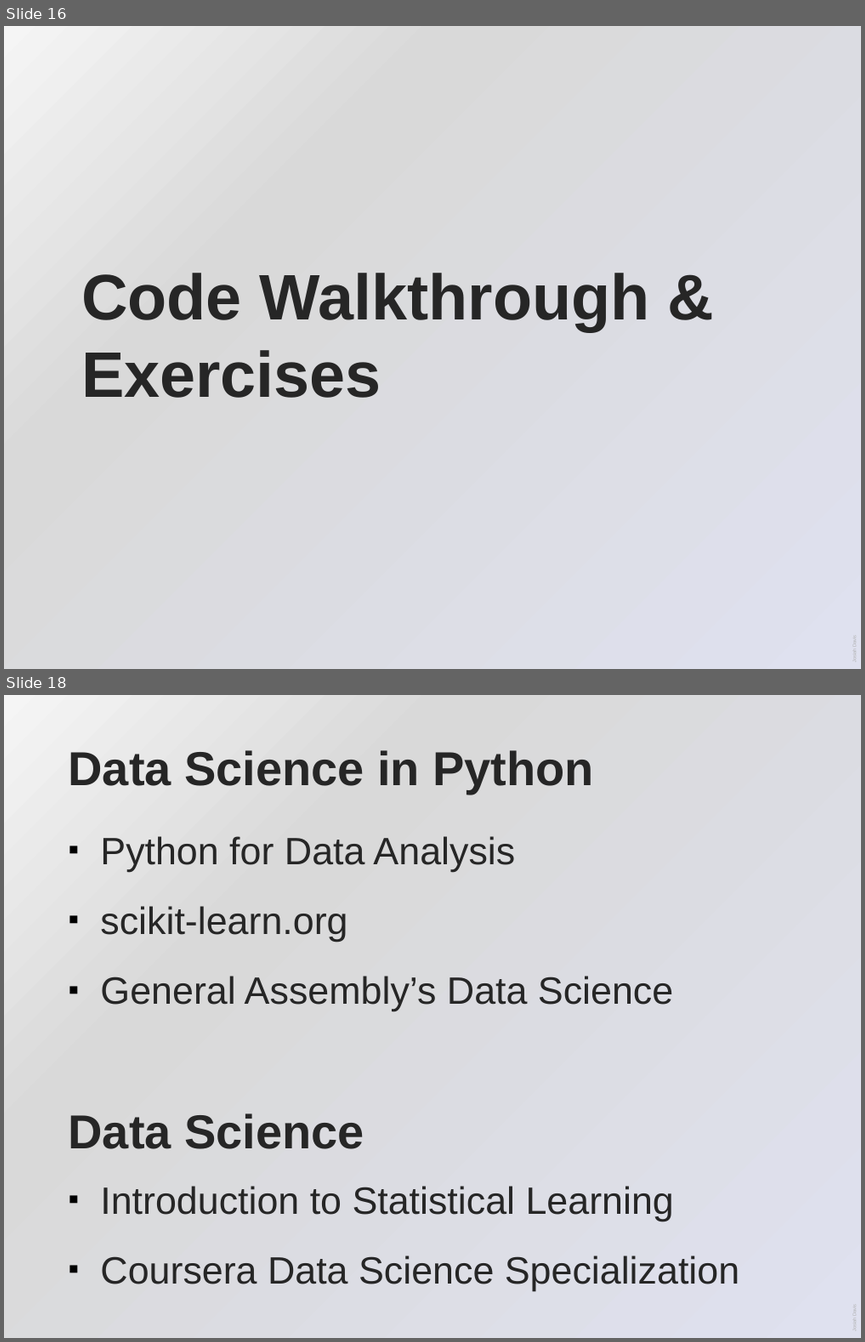
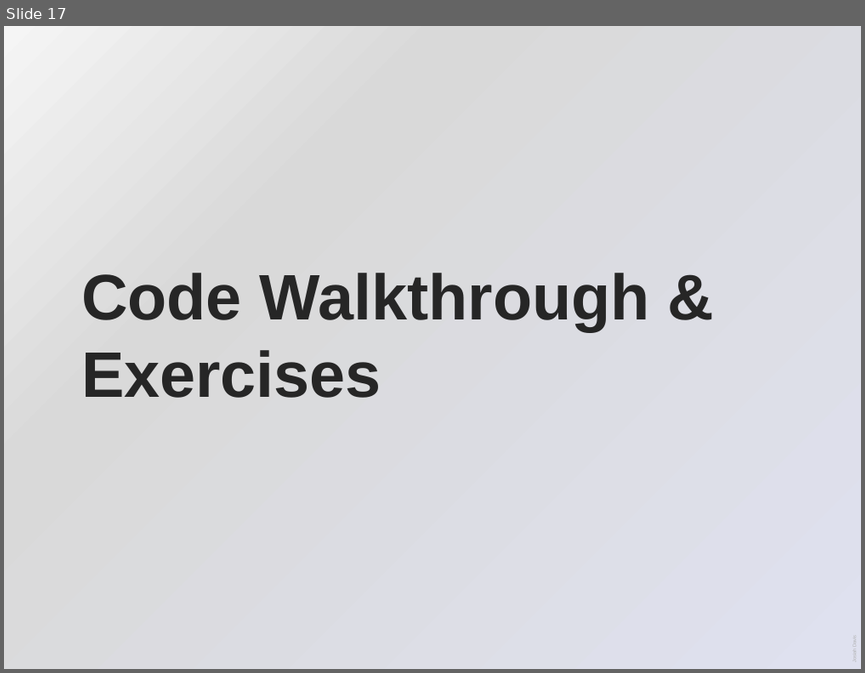
Before and after one commit to josiahdavis/python_data_analysis, a slide deck: python_data_analysis.pptx. Shown one above the other, each under a label of ours: slides 16 and 18 before the commit, slide 17 after it; the slides between them are not shown. The pictures are 865x1342 and 865x673 pixels, drawn with LibreOffice and Linux fonts; fonts in the diff are those of the drawing. Boxes give left, top, right and bottom in pixels: in the first picture for what was removed or moved away, otherwise in the second. Text is boxed around its words. In the diff, an @@ line names an element or a change of style, - is before the commit and + after.

```diff
--- a/python_data_analysis.pptx
+++ b/python_data_analysis.pptx
@@ slide 18 removed at (4,695,861,1338), background gradient #F5F5F5 to #D9D9D9 to #E0E1EF; not listed: 1 template element that a slide beside it also shows @@
@@ title removed at (69,750,594,794) @@
-Data Science in Python
@@ text removed at (100,836,739,1291) @@
-▪ Python for Data Analysis
-▪ scikit-learn.org
-▪ General Assembly’s Data Science
-▪ Introduction to Statistical Learning
-▪ Coursera Data Science Specialization
@@ text removed at (69,1113,364,1149) @@
-Data Science
@@ what was slide 16 is now slide 17 @@
```
Also in this commit, not shown: 2 slides added, 1 other slide removed, 2 other files.
